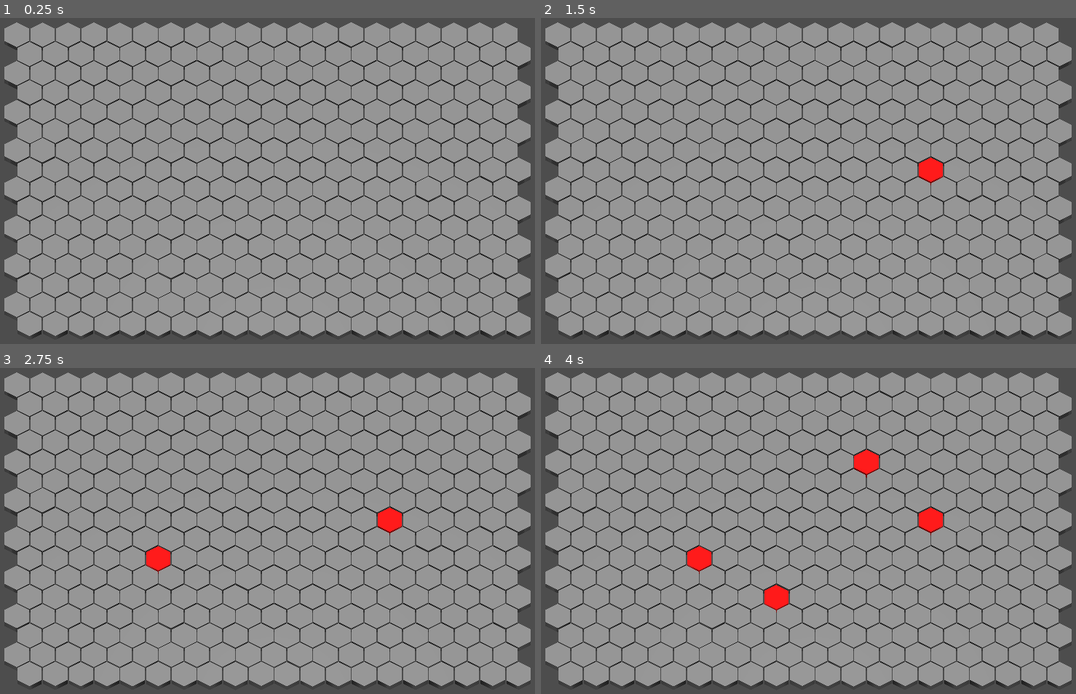
Above: before the commit, frames 1-4 (two rows, left to right).
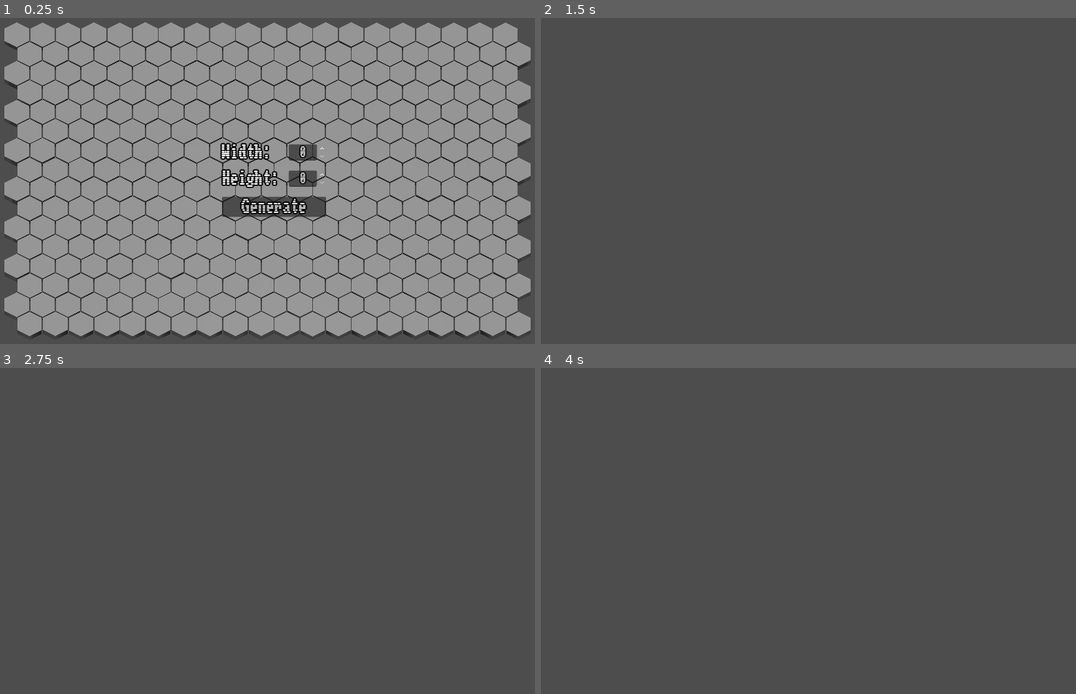
Above: after the commit, the same moments.

Repository: Dawiderter/HexaBattler
Game: Godot game, scene res://scripts/Main.tscn
Two runs of this game, one before a commit and one after it. Both use one fixed random seed, a clock stepped at 60 frames per second and the inputs below.
Inputs (mouse positions are in pixels of both pictures, inside the frame that each line leads up to):
- Up to frame 1 (0.25 s): no input
- Up to frame 2 (1.5 s): click (813, 207) at 0.5 s, where only the run after the commit has a clickable "Generate"; tap Enter at 1.25 s; move the mouse to (942, 164) at 1.27 s; click (942, 164) at 1.42 s
- Up to frame 3 (2.75 s): tap Space at 2 s; move the mouse to (155, 547) at 2.02 s; click (155, 547) at 2.17 s
- Up to frame 4 (4 s): tap Enter at 2.75 s; move the mouse to (872, 459) at 2.77 s; click (872, 459) at 2.92 s; tap Space at 3.5 s; move the mouse to (787, 596) at 3.52 s; click (787, 596) at 3.67 s

The runs differ from the first frame. In frame 1, 2.4% of the frame differs, in the area x 41-61%, y 38-62%; in frame 2, 87%; in frame 3, 87%; in frame 4, 87%, in the area x 0-100%, y 1-99%.

Commit message:
Basic grid creation UI

Diff:
--- /dev/null
+++ b/resources/ui_theme.tres
@@ -0,0 +1,13 @@
+[gd_resource type="Theme" load_steps=2 format=3 uid="uid://cix7av3la7bdv"]
+
+[ext_resource type="FontFile" uid="uid://drrau8r0vj1mi" path="res://assets/Workbench-Regular-VariableFont_BLED,SCAN.ttf" id="1_cviax"]
+
+[resource]
+default_font = ExtResource("1_cviax")
+Button/constants/outline_size = 10
+Button/font_sizes/font_size = 32
+Label/constants/outline_size = 10
+Label/font_sizes/font_size = 32
+LineEdit/constants/outline_size = 8
+LineEdit/font_sizes/font_size = 24
+VBoxContainer/constants/separation = 20
--- /dev/null
+++ b/scenes/game_creation_ui.gd
@@ -0,0 +1,13 @@
+extends Control
+
+signal create_grid(width : int, height : int)
+
+@onready var width_control = $MarginContainer/VBoxContainer/Width/SpinBox
+@onready var height_control = $MarginContainer/VBoxContainer/Height/SpinBox
+
+func _on_button_pressed() -> void:
+
+    var width = width_control.value
+    var height = height_control.value
+
+    create_grid.emit(width, height)
--- /dev/null
+++ b/scenes/game_creation_ui.tscn
@@ -0,0 +1,67 @@
+[gd_scene load_steps=3 format=3 uid="uid://dfxercsqnc52r"]
+
+[ext_resource type="Theme" uid="uid://cix7av3la7bdv" path="res://resources/ui_theme.tres" id="1_n5irr"]
+[ext_resource type="Script" uid="uid://d1p7o00nwnot4" path="res://scenes/game_creation_ui.gd" id="2_qmmc8"]
+
+[node name="GridCreationControl" type="Control"]
+layout_mode = 3
+anchors_preset = 15
+anchor_right = 1.0
+anchor_bottom = 1.0
+grow_horizontal = 2
+grow_vertical = 2
+theme = ExtResource("1_n5irr")
+script = ExtResource("2_qmmc8")
+
+[node name="MarginContainer" type="MarginContainer" parent="."]
+layout_mode = 1
+anchors_preset = 8
+anchor_left = 0.5
+anchor_top = 0.5
+anchor_right = 0.5
+anchor_bottom = 0.5
+offset_left = -95.5
+offset_top = -22.5
+offset_right = 95.5
+offset_bottom = 22.5
+grow_horizontal = 2
+grow_vertical = 2
+
+[node name="VBoxContainer" type="VBoxContainer" parent="MarginContainer"]
+layout_mode = 2
+
+[node name="Width" type="HBoxContainer" parent="MarginContainer/VBoxContainer"]
+layout_mode = 2
+alignment = 1
+
+[node name="Label" type="Label" parent="MarginContainer/VBoxContainer/Width"]
+layout_mode = 2
+text = "Width:  "
+vertical_alignment = 1
+
+[node name="SpinBox" type="SpinBox" parent="MarginContainer/VBoxContainer/Width"]
+layout_mode = 2
+max_value = 40.0
+rounded = true
+alignment = 1
+
+[node name="Height" type="HBoxContainer" parent="MarginContainer/VBoxContainer"]
+layout_mode = 2
+alignment = 1
+
+[node name="Label" type="Label" parent="MarginContainer/VBoxContainer/Height"]
+layout_mode = 2
+text = "Height: "
+vertical_alignment = 1
+
+[node name="SpinBox" type="SpinBox" parent="MarginContainer/VBoxContainer/Height"]
+layout_mode = 2
+max_value = 40.0
+rounded = true
+alignment = 1
+
+[node name="Button" type="Button" parent="MarginContainer/VBoxContainer"]
+layout_mode = 2
+text = "Generate"
+
+[connection signal="pressed" from="MarginContainer/VBoxContainer/Button" to="." method="_on_button_pressed"]
--- a/scripts/Main.tscn
+++ b/scripts/Main.tscn
@@ -1,7 +1,8 @@
-[gd_scene load_steps=3 format=3 uid="uid://jijp0njympkb"]
+[gd_scene load_steps=4 format=3 uid="uid://jijp0njympkb"]
 
 [ext_resource type="PackedScene" uid="uid://c66y8unr1phky" path="res://scenes/hex_grid_3d.tscn" id="1_0u2qd"]
-[ext_resource type="Script" path="res://scripts/main.gd" id="1_lr4f5"]
+[ext_resource type="Script" uid="uid://4o5ny78vhydp" path="res://scripts/main.gd" id="1_lr4f5"]
+[ext_resource type="PackedScene" uid="uid://dfxercsqnc52r" path="res://scenes/game_creation_ui.tscn" id="3_i8f85"]
 
 [node name="Node" type="Node"]
 script = ExtResource("1_lr4f5")
@@ -16,3 +17,7 @@
 transform = Transform3D(1, 0, 0, 0, 0.49999997, 0.86602545, 0, -0.86602545, 0.49999997, 0, 9, 4.8)
 projection = 1
 size = 11.0
+
+[node name="GridCreationUi" parent="." instance=ExtResource("3_i8f85")]
+
+[connection signal="create_grid" from="GridCreationUi" to="." method="_on_grid_creation_ui_create_grid"]
--- a/scripts/main.gd
+++ b/scripts/main.gd
@@ -10,3 +10,10 @@
 # Called every frame. 'delta' is the elapsed time since the previous frame.
 func _process(delta: float) -> void:
     pass
+
+func _on_grid_creation_ui_create_grid(width: int, height: int) -> void:
+    hex_grid.width = width
+    hex_grid.height = height
+    hex_grid.generate_mesh()
+
+    $GridCreationUi.visible = false
Binary file added: assets/Workbench-Regular-VariableFont_BLED,SCAN.ttf
Not shown, added: assets/Workbench-Regular-VariableFont_BLED,SCAN.ttf.import
Not shown, added: scenes/game_creation_ui.gd.uid
